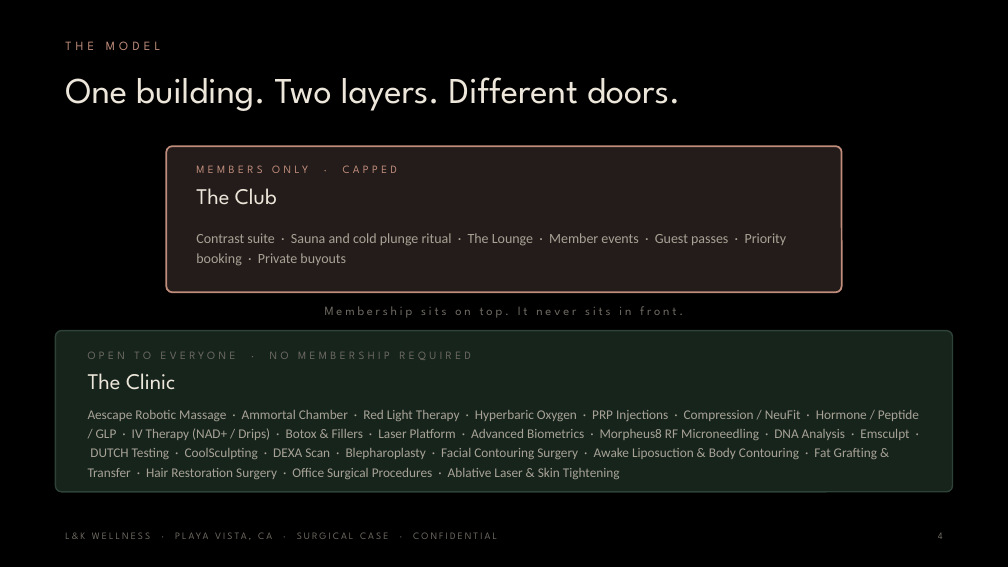
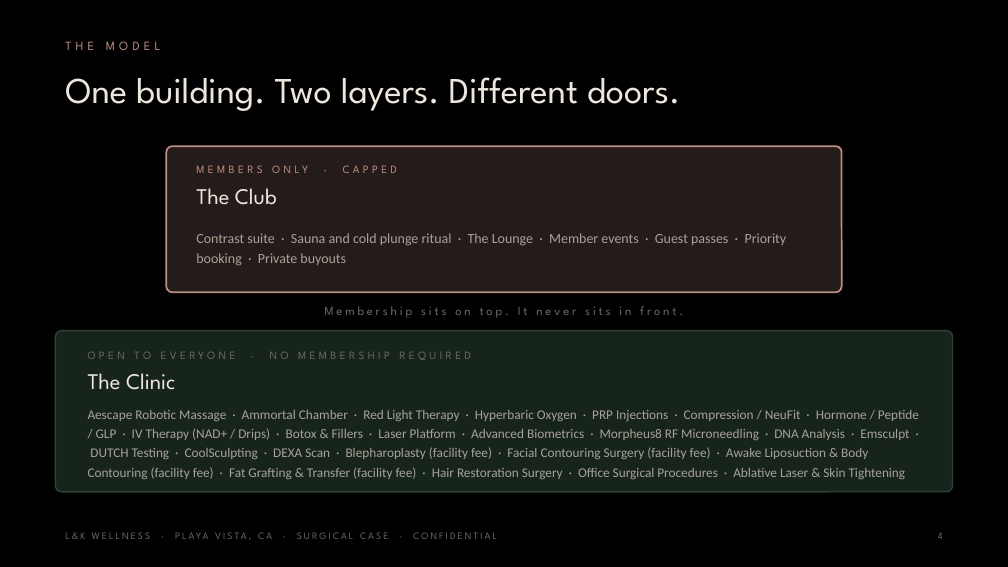
Before and after one commit to apexalpha811/lkwellness_OR, a slide deck: slide 4 of L-K-Wellness-Surgical-5.55M.pptx. Drawn at 1008x567 pixels with LibreOffice and Linux fonts; fonts in the diff are those of the drawing. Boxes give left, top, right and bottom in pixels: in the first picture for what was removed or moved away, otherwise in the second. Text is boxed around its words. In the diff, an @@ line names an element or a change of style, - is before the commit and + after.

```diff
--- a/L-K-Wellness-Surgical-5.55M.pptx
+++ b/L-K-Wellness-Surgical-5.55M.pptx
@@ text at box(88, 410, 919, 479): text changed @@
-Aescape Robotic Massage · Ammortal Chamber · Red Light Therapy · Hyperbaric Oxygen · PRP Injections · Compression / NeuFit · Hormone / Peptide / GLP · IV Therapy (NAD+ / Drips) · Botox & Fillers · Laser Platform · Advanced Biometrics · Morpheus8 RF Microneedling · DNA Analysis · Emsculpt · DUTCH Testing · CoolSculpting · DEXA Scan · Blepharoplasty · Facial Contouring Surgery · Awake Liposuction & Body Contouring · Fat Grafting & Transfer · Hair Restoration Surgery · Office Surgical Procedures · Ablative Laser & Skin Tightening
+Aescape Robotic Massage · Ammortal Chamber · Red Light Therapy · Hyperbaric Oxygen · PRP Injections · Compression / NeuFit · Hormone / Peptide / GLP · IV Therapy (NAD+ / Drips) · Botox & Fillers · Laser Platform · Advanced Biometrics · Morpheus8 RF Microneedling · DNA Analysis · Emsculpt · DUTCH Testing · CoolSculpting · DEXA Scan · Blepharoplasty (facility fee) · Facial Contouring Surgery (facility fee) · Awake Liposuction & Body Contouring (facility fee) · Fat Grafting & Transfer (facility fee) · Hair Restoration Surgery · Office Surgical Procedures · Ablative Laser & Skin Tightening
```
Also in this commit, not shown: 14 other slides changed, 4 other files.
